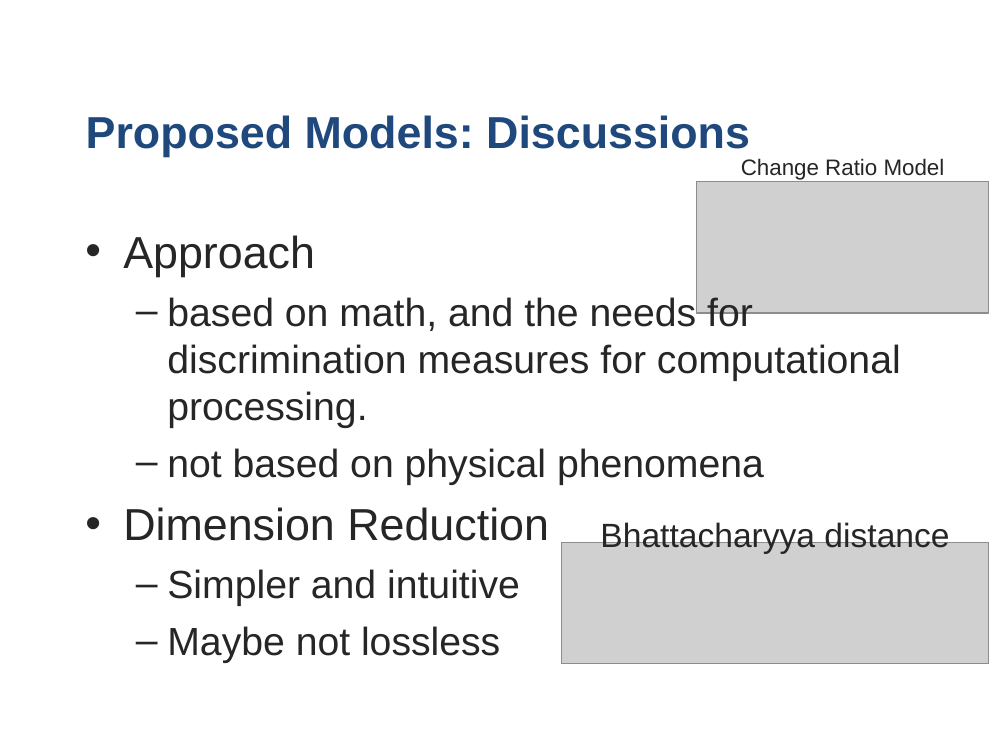
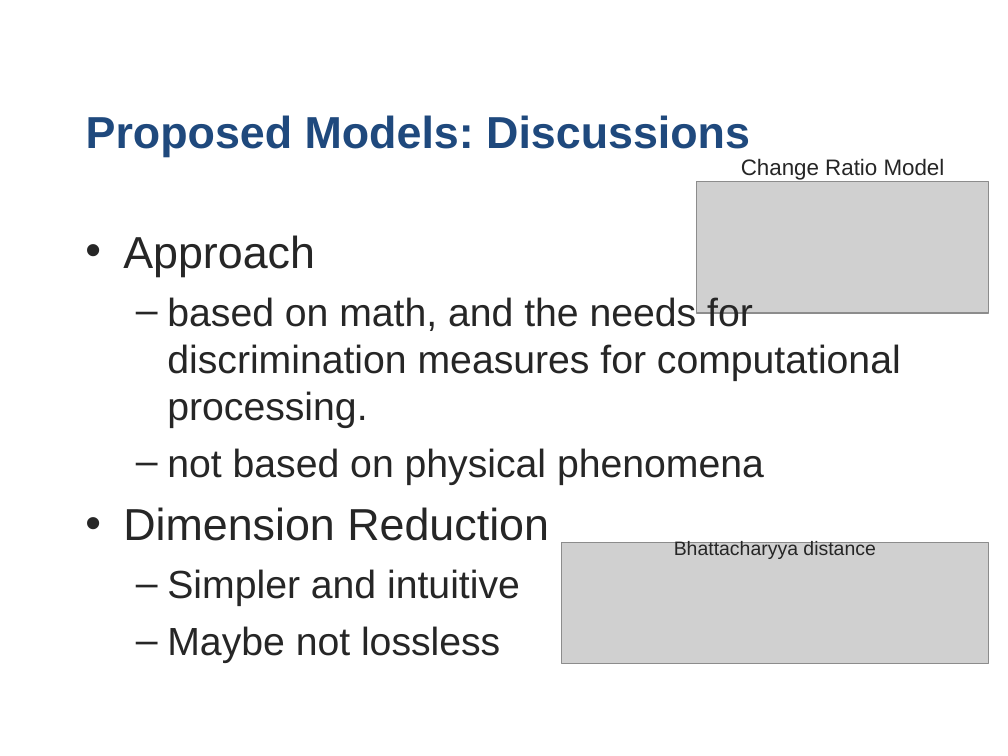
Before and after one commit to stivo-suong/thesis-latex-dev, a slide deck: slide 19 of oral_defense/Scalar & Homoskedastic Models for SAR & POLSAR.pptx.ppt. Drawn at 1008x756 pixels with LibreOffice and Linux fonts; fonts in the diff are those of the drawing; grey boxes stand for pictures; background and template pictures are left out. Boxes give left, top, right and bottom in pixels: in the first picture for what was removed or moved away, otherwise in the second. Text is boxed around its words. In the diff, an @@ line names an element or a change of style, - is before the commit and + after.

```diff
--- a/oral_defense/Scalar & Homoskedastic Models for SAR & POLSAR.pptx.ppt
+++ b/oral_defense/Scalar & Homoskedastic Models for SAR & POLSAR.pptx.ppt
@@ text "Bhattacharyya distance" at (674, 540, 875, 559): now subscript @@
```
Also in this commit, not shown: 2 other slides changed, 5 slides added, 1 slide removed, 2 other files.
